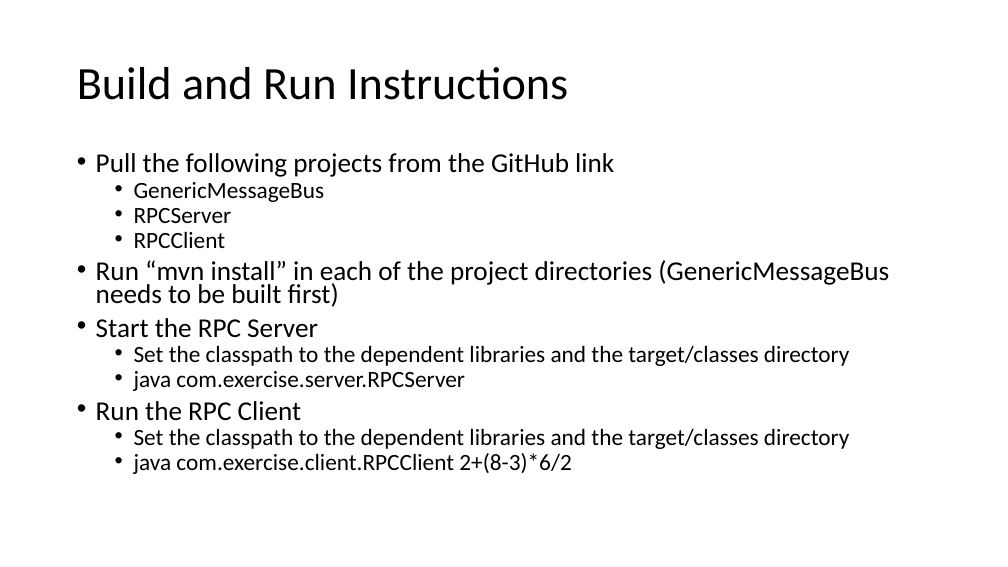
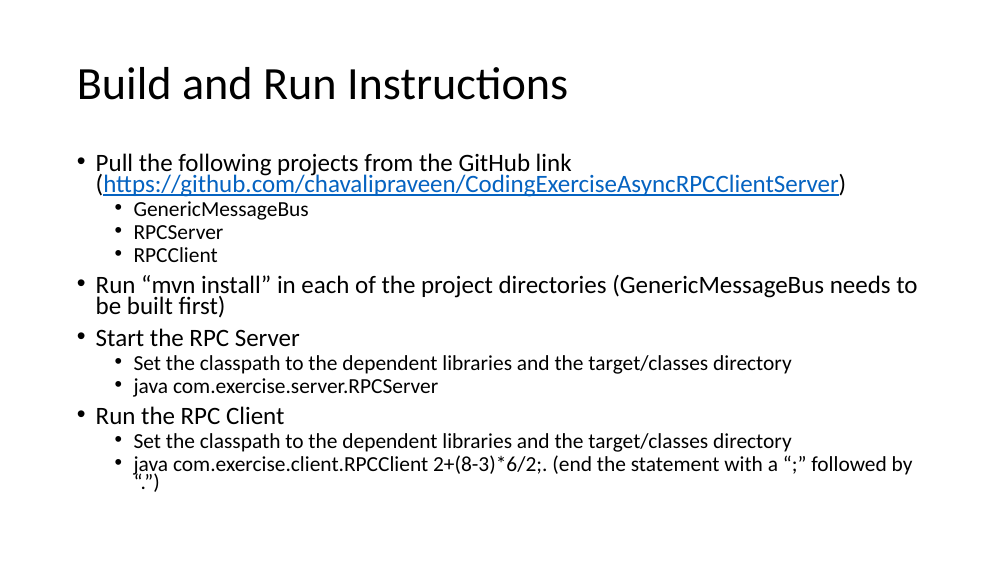
Before and after one commit to chavalipraveen/CodingExerciseAsyncRPCClientServer, a slide deck: slide 9 of RPC Service - Coding Challenge.pptx. Drawn at 1008x567 pixels with LibreOffice and Linux fonts; fonts in the diff are those of the drawing. Boxes give left, top, right and bottom in pixels: in the first picture for what was removed or moved away, otherwise in the second. Text is boxed around its words. In the diff, an @@ line names an element or a change of style, - is before the commit and + after.

Commit message:
Correct the RPC client command line parameter in the PPT

```diff
--- a/RPC Service - Coding Challenge.pptx
+++ b/RPC Service - Coding Challenge.pptx
@@ text at [96, 153, 847, 197]: text changed; size 25.9 to 23.8 pt; text colour #000000 to #0563C1 @@
-• Pull the following projects from the GitHub link
+• Pull the following projects from the GitHub link (https://github.com/chavalipraveen/CodingExerciseAsyncRPCClientServer)
@@ text at [96, 201, 917, 452]: size 22.2 to 20.4 pt in "GenericMessageBus", "RPCServer", "RPCClient", "Set the classpath to the dependent libraries ..." and 2 more places; size 25.9 to 23.8 pt in "Run “mvn install” in each of the ...", "Start the RPC Server", "Run the RPC Client" @@
@@ text at [134, 455, 913, 477]: text changed; size 22.2 to 20.4 pt @@
-  • java com.exercise.client.RPCClient 2+(8-3)*6/2
+  • java com.exercise.client.RPCClient 2+(8-3)*6/2;. (end the statement with a “;” followed by “.”)
```
